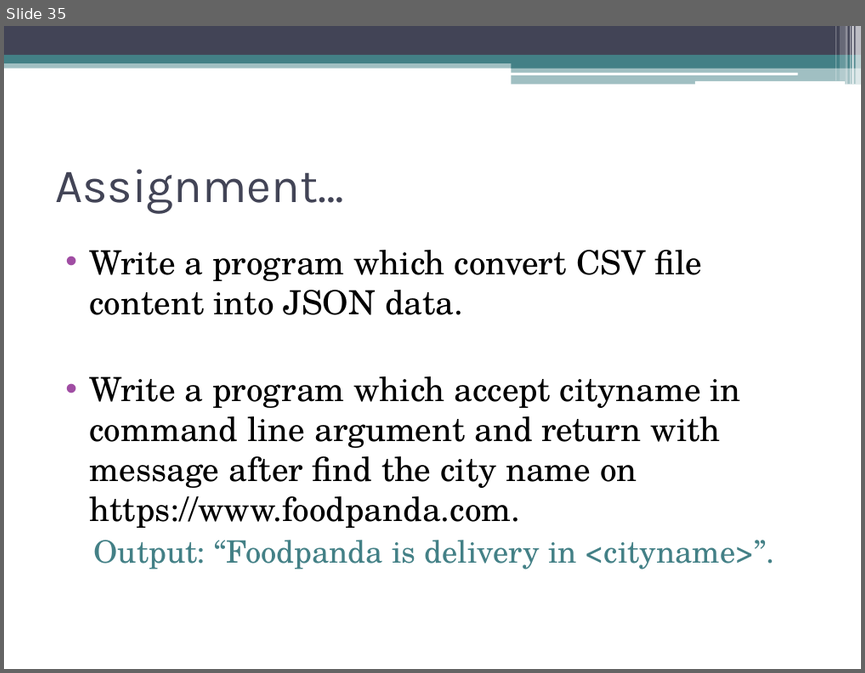
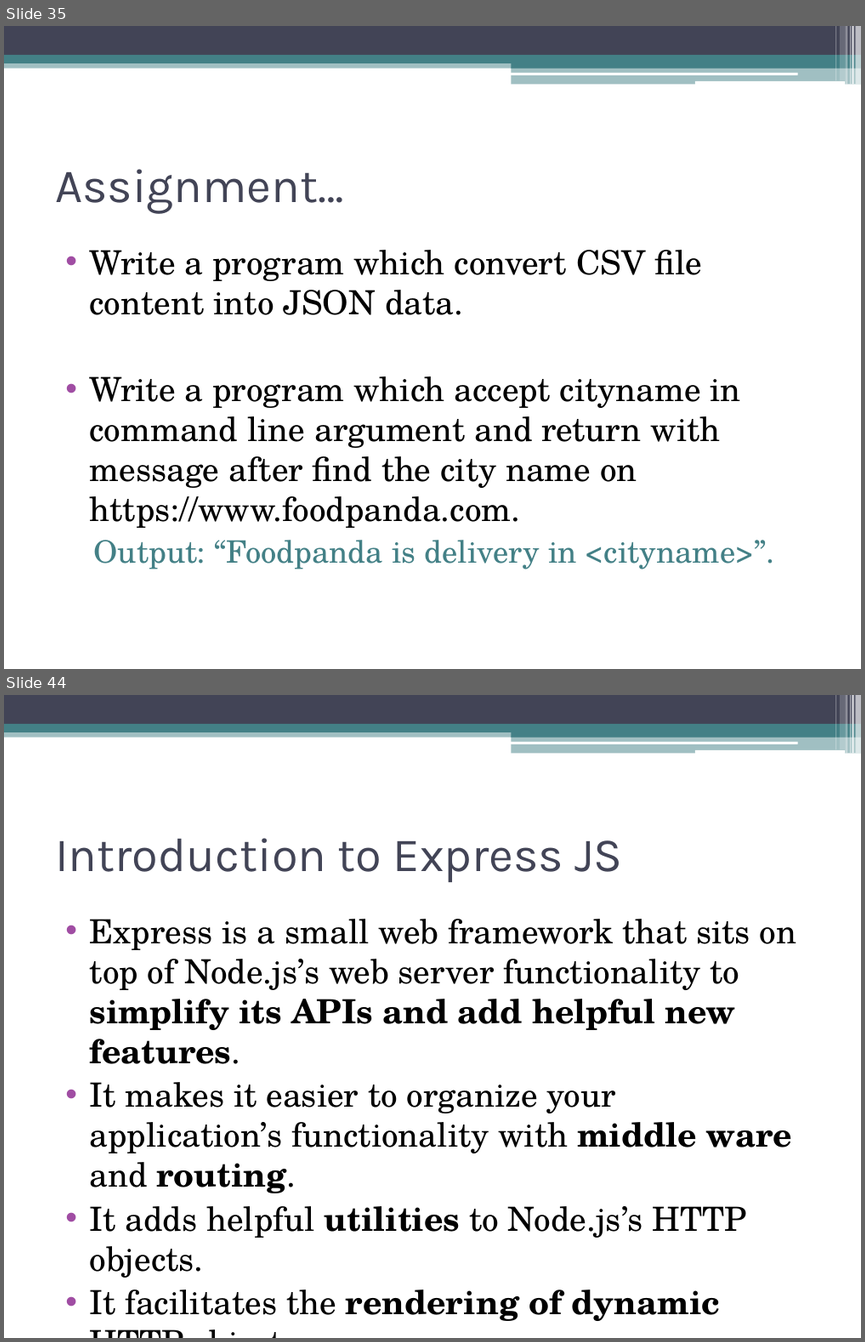
Before and after one commit to akjkhatri/mean_stack, a slide deck: MEAN Stack Workshop.pptx. Shown one above the other, each under a label of ours: slide 35 before the commit, slides 35 and 44 after it; the slides between them are not shown. The pictures are 865x673 and 865x1342 pixels, drawn with LibreOffice and Linux fonts; fonts in the diff are those of the drawing. Boxes give left, top, right and bottom in pixels: in the first picture for what was removed or moved away, otherwise in the second. Text is boxed around its words. In the diff, an @@ line names an element or a change of style, - is before the commit and + after.

Commit message:
Express JS

```diff
--- a/MEAN Stack Workshop.pptx
+++ b/MEAN Stack Workshop.pptx
@@ slide 44 added at (4, 695, 861, 1338), background #FFFFFF; not listed: 13 template elements that a slide beside it also shows @@
@@ title added at (55, 838, 622, 882), 40 pt, text #424456 @@
+Introduction to Express JS
@@ text added at (90, 919, 797, 1321), 28 pt, text #000000 @@
+• Express is a small web framework that sits on top of Node.js’s web server functionality to simplify its APIs and add helpful new features.
+• It makes it easier to organize your application’s functionality with middle ware and routing.
+• It adds helpful utilities to Node.js’s HTTP objects.
+• It facilitates the rendering of dynamic HTTP objects.
```
Also in this commit, not shown: 1 slide changed, 14 other slides added.
